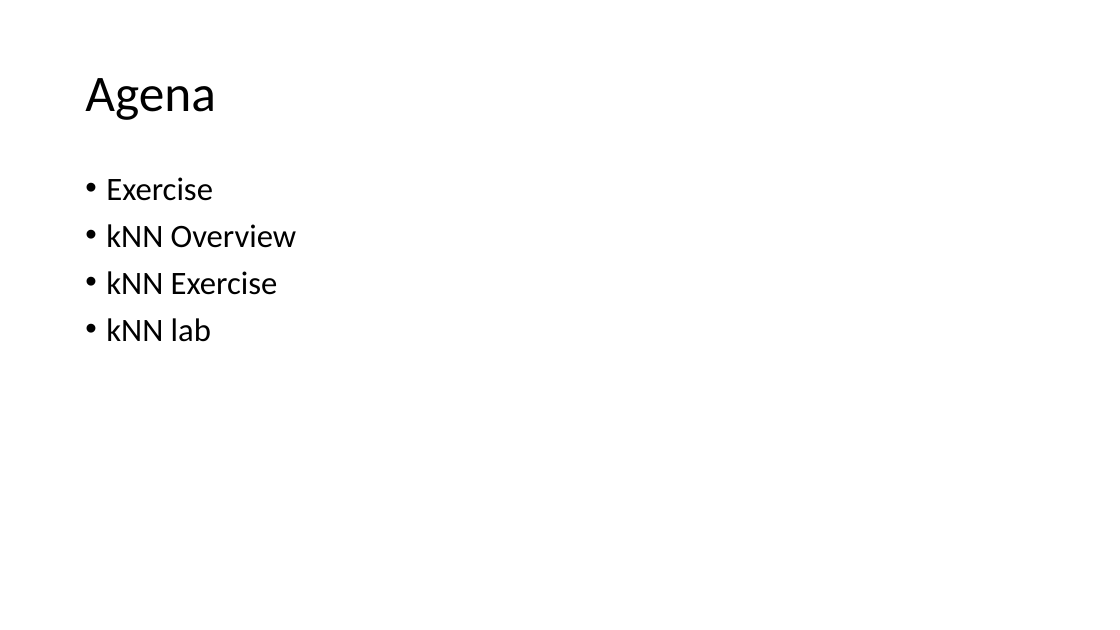
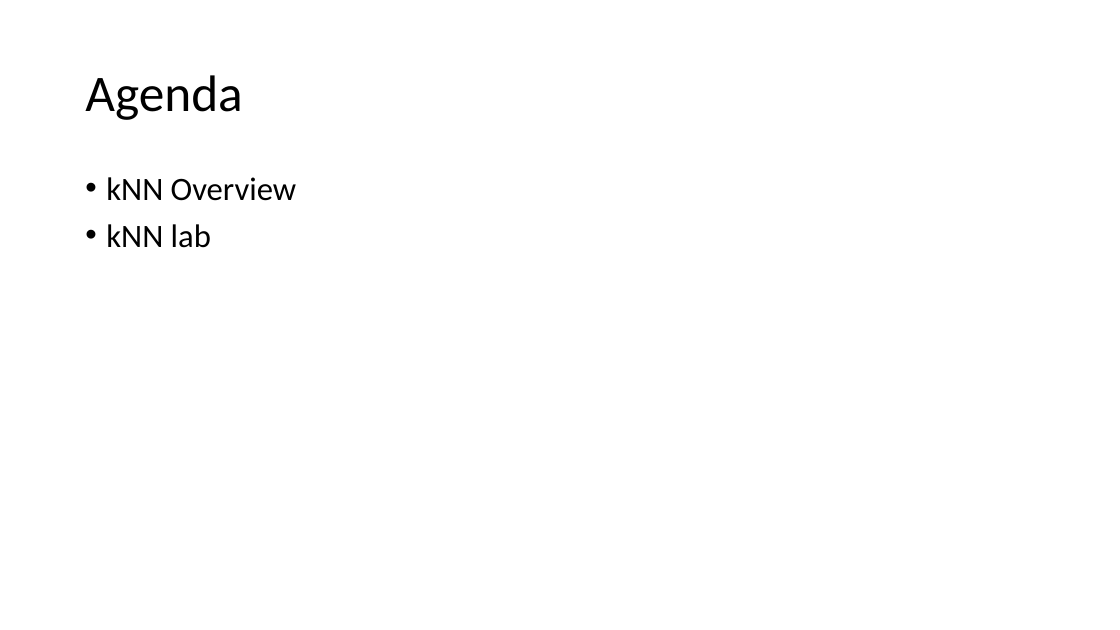
Before and after one commit to jamessdixon/tripass.knn, a slide deck: slide 2 of presentation/knn.pptx. Drawn at 1120x630 pixels with LibreOffice and Linux fonts; fonts in the diff are those of the drawing. Boxes give left, top, right and bottom in pixels: in the first picture for what was removed or moved away, otherwise in the second. Text is boxed around its words. In the diff, an @@ line names an element or a change of style, - is before the commit and + after.

```diff
--- a/presentation/knn.pptx
+++ b/presentation/knn.pptx
@@ title at <box>85,75,242,120</box>: text changed @@
-Agena
+Agenda
@@ text at <box>106,177,213,201</box>: paragraph removed @@
-• Exercise
@@ text at <box>106,271,278,295</box>: paragraph removed @@
-• kNN Exercise
```
Also in this commit, not shown: 14 slides added, 2 slides removed, 6 other files.
